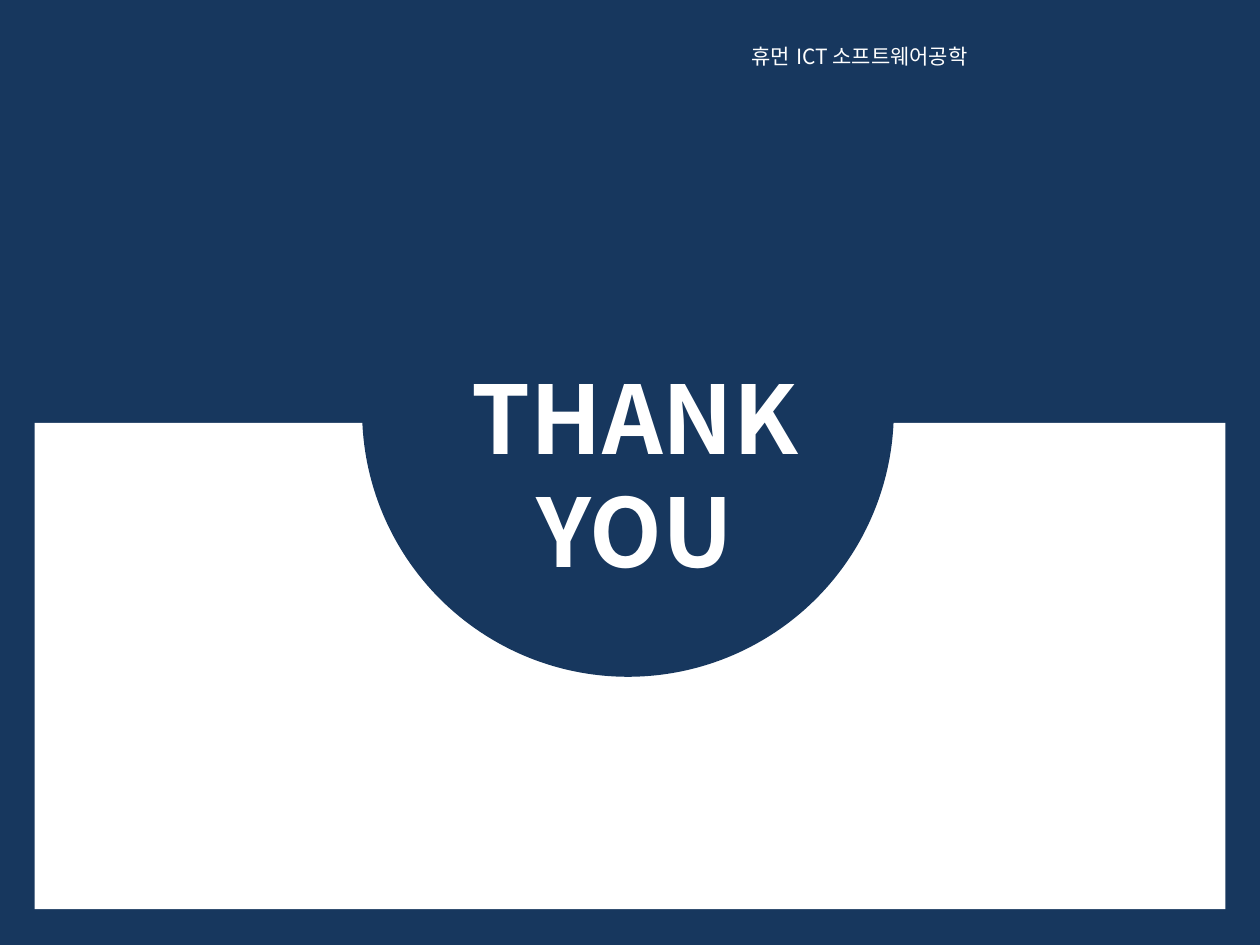
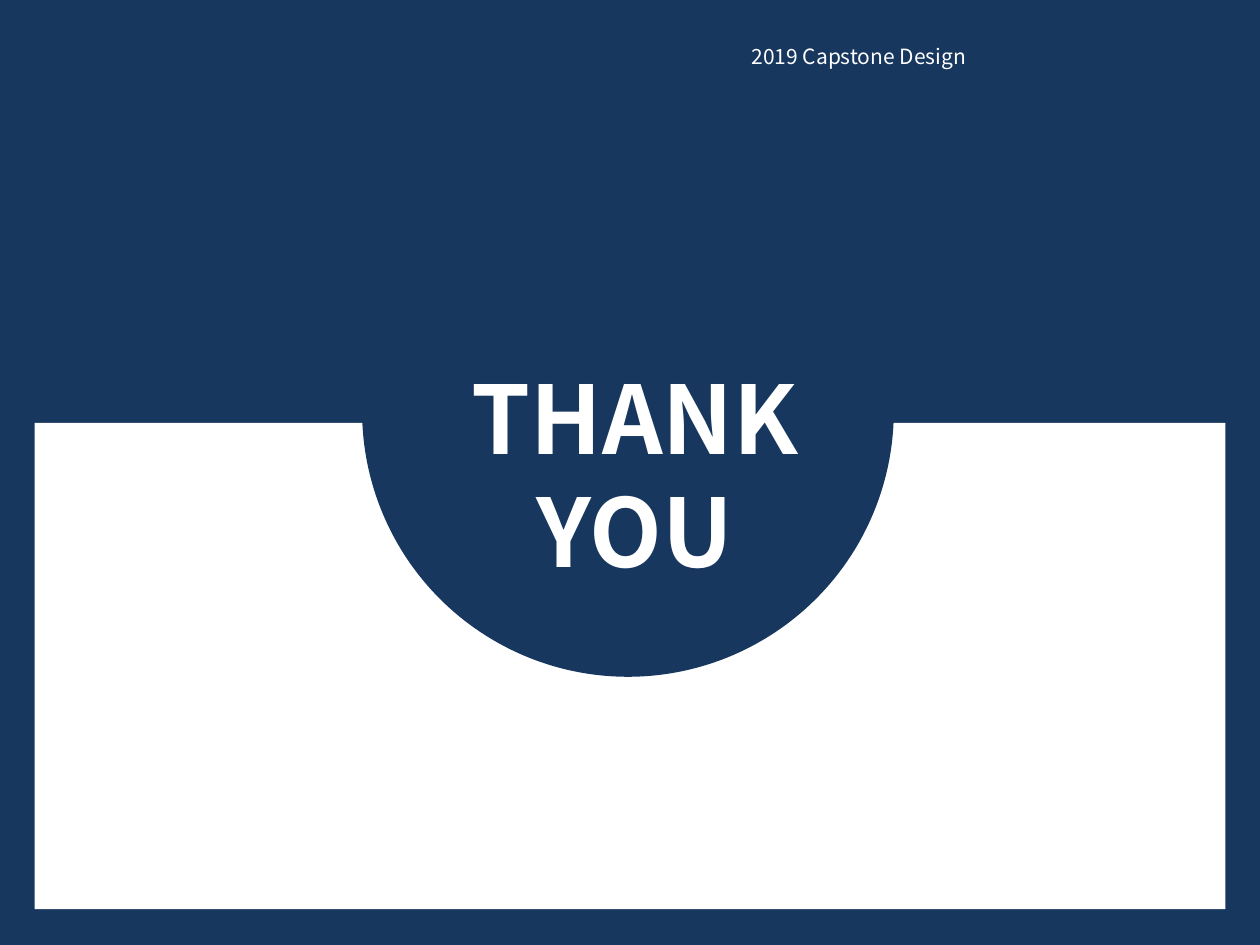
Before and after one commit to yeomyeom/capston, a slide deck: slide 19 of 1016capston.pptx. Drawn at 1260x945 pixels with LibreOffice and Linux fonts; fonts in the diff are those of the drawing. Boxes give left, top, right and bottom in pixels: in the first picture for what was removed or moved away, otherwise in the second. Text is boxed around its words. In the diff, an @@ line names an element or a change of style, - is before the commit and + after.

```diff
--- a/1016capston.pptx
+++ b/1016capston.pptx
@@ text at [752, 48, 966, 69]: text changed @@
-휴먼 ICT 소프트웨어공학
+2019 Capstone Design
```
Also in this commit, not shown: 23 other files.
